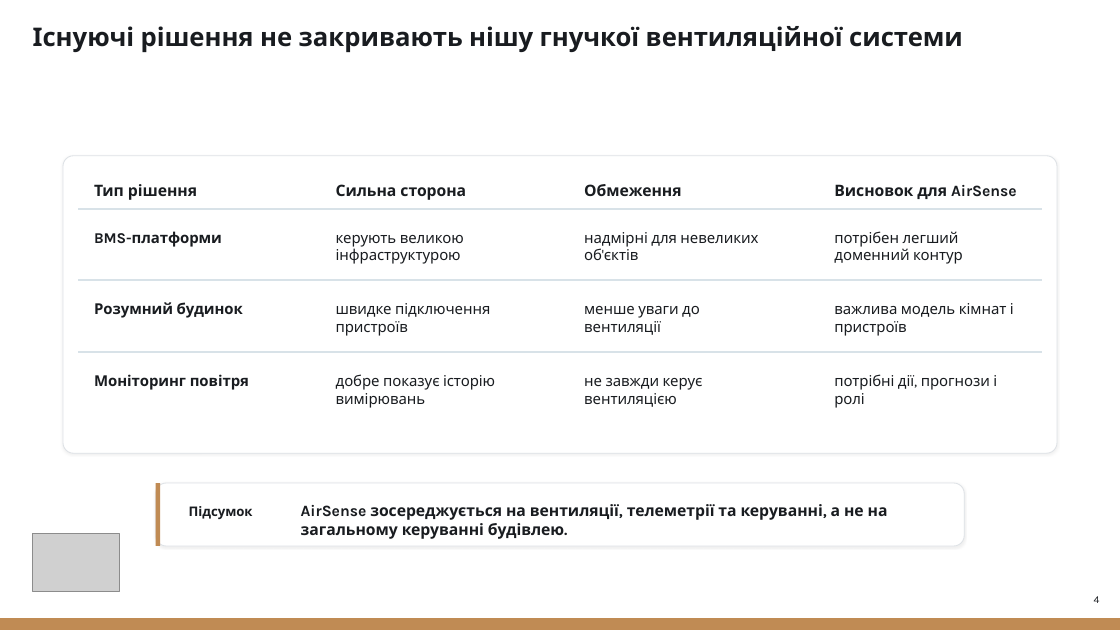
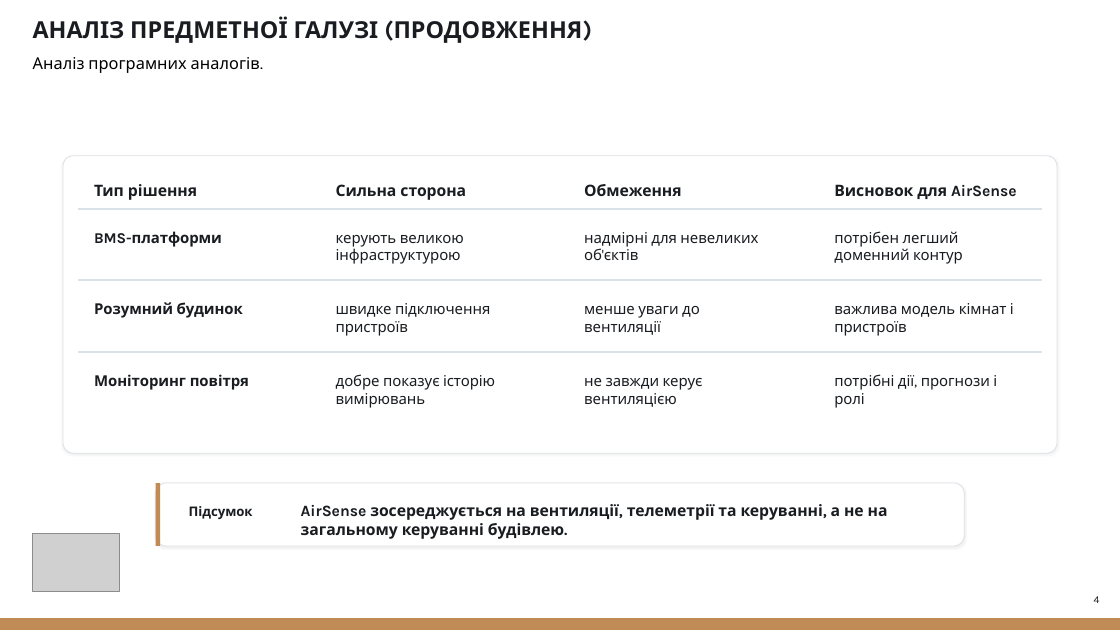
Before and after one commit to NureKhyzhniakDmytro/2026_B_PI_PZPI-22-10_Khyzhniak_D_S, a slide deck: slide 4 of 2026_Б_ПІ_ПЗПІ-22-10_Хижняк_Д_С.pptx. Drawn at 1120x630 pixels with LibreOffice and Linux fonts; fonts in the diff are those of the drawing; grey boxes stand for pictures. Boxes give left, top, right and bottom in pixels: in the first picture for what was removed or moved away, otherwise in the second. Text is boxed around its words. In the diff, an @@ line names an element or a change of style, - is before the commit and + after.

```diff
--- a/2026_Б_ПІ_ПЗПІ-22-10_Хижняк_Д_С.pptx
+++ b/2026_Б_ПІ_ПЗПІ-22-10_Хижняк_Д_С.pptx
@@ text removed at [33,26,963,52] @@
-Існуючі рішення не закривають нішу гнучкої вентиляційної системи
@@ text added at [33,17,379,43], 20 pt, text #191C20, bold @@
+АНАЛІЗ ПРЕДМЕТНОЇ ГАЛУЗІ (ПРОДОВЖЕННЯ)
@@ text added at [33,57,260,73], 14 pt, text #000000 @@
+Аналіз програмних аналогів.
```
Also in this commit, not shown: 11 other slides changed, 7 slides added, 2 slides removed.
